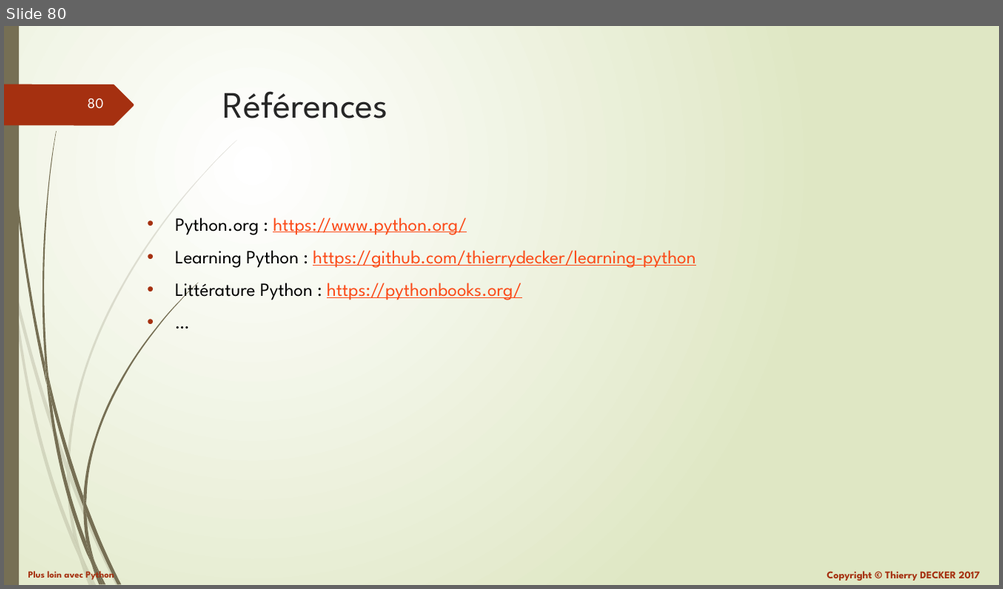
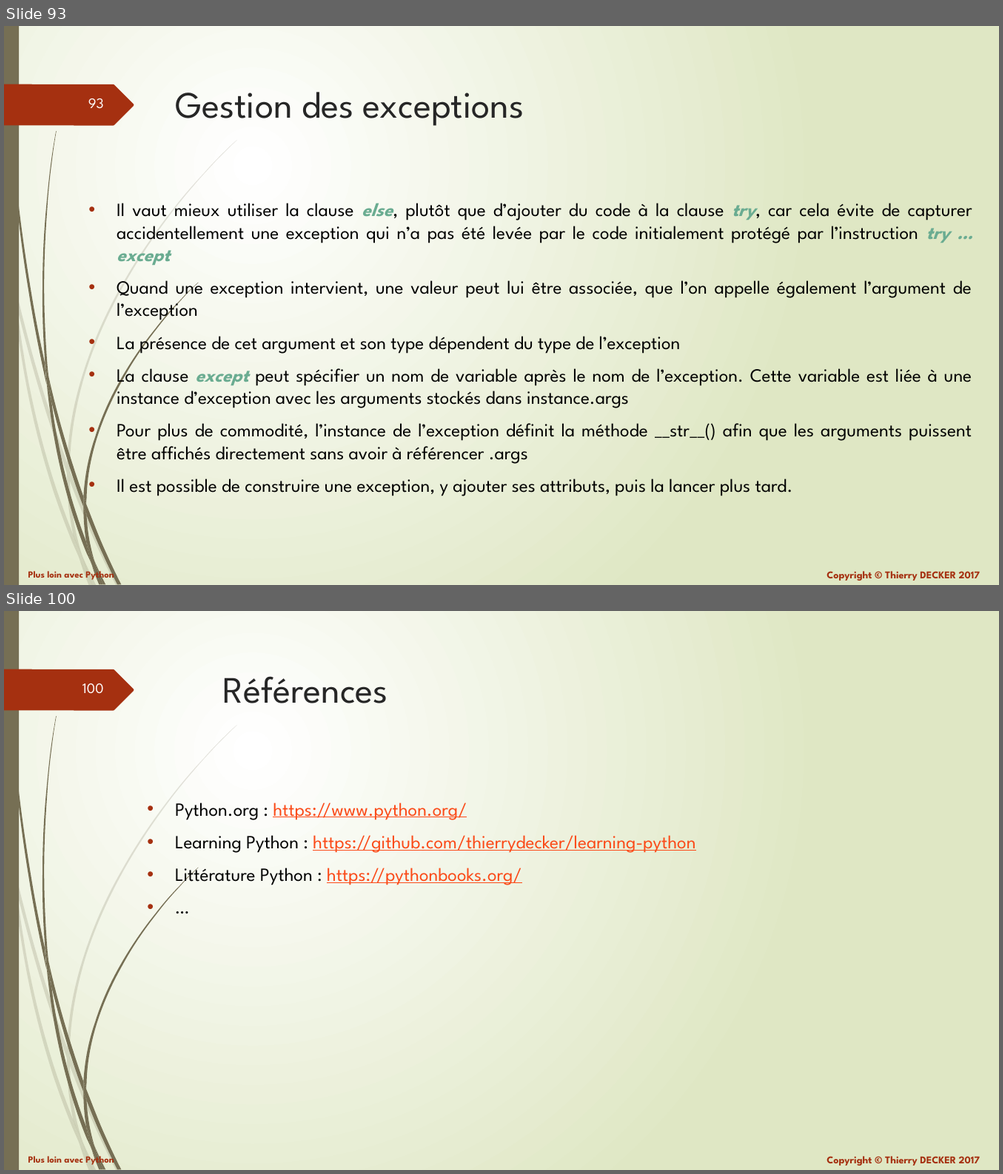
Before and after one commit to VikmanTheRacoon/learning-python, a slide deck: documentations/python-102.pptx. Shown one above the other, each under a label of ours: slide 80 before the commit, slides 93 and 100 after it; the slides between them are not shown. The pictures are 1003x589 and 1003x1174 pixels, drawn with LibreOffice and Linux fonts; fonts in the diff are those of the drawing. Boxes give left, top, right and bottom in pixels: in the first picture for what was removed or moved away, otherwise in the second. Text is boxed around its words. In the diff, an @@ line names an element or a change of style, - is before the commit and + after.

```diff
--- a/documentations/python-102.pptx
+++ b/documentations/python-102.pptx
@@ slide 93 added at (x1=4, y1=26, x2=999, y2=585), background gradient #FFFFFF to #DFE8C4; not listed: 27 template elements that a slide beside it also shows @@
@@ title added at (x1=175, y1=92, x2=524, y2=126), 36 pt, text #262626 @@
+Gestion des exceptions
@@ text added at (x1=116, y1=203, x2=972, y2=497), 18 pt, text #000000 @@
+• Il vaut mieux utiliser la clause else, plutôt que d’ajouter du code à la clause try, car cela évite de capturer accidentellement une exception qui n’a pas été levée par le code initialement protégé par l’instruction try … except
+• Quand une exception intervient, une valeur peut lui être associée, que l’on appelle également l’argument de l’exception
+• La présence de cet argument et son type dépendent du type de l’exception
+• La clause except peut spécifier un nom de variable après le nom de l’exception. Cette variable est liée à une instance d’exception avec les arguments stockés dans instance.args
+• Pour plus de commodité, l’instance de l’exception définit la méthode __str__() afin que les arguments puissent être affichés directement sans avoir à référencer .args
+• Il est possible de construire une exception, y ajouter ses attributs, puis la lancer plus tard.
@@ what was slide 80 is now slide 100 @@
@@ page number at (x1=82, y1=684, x2=104, y2=693): text changed @@
-80
+100
```
Also in this commit, not shown: 19 other slides added, 1 other file.
